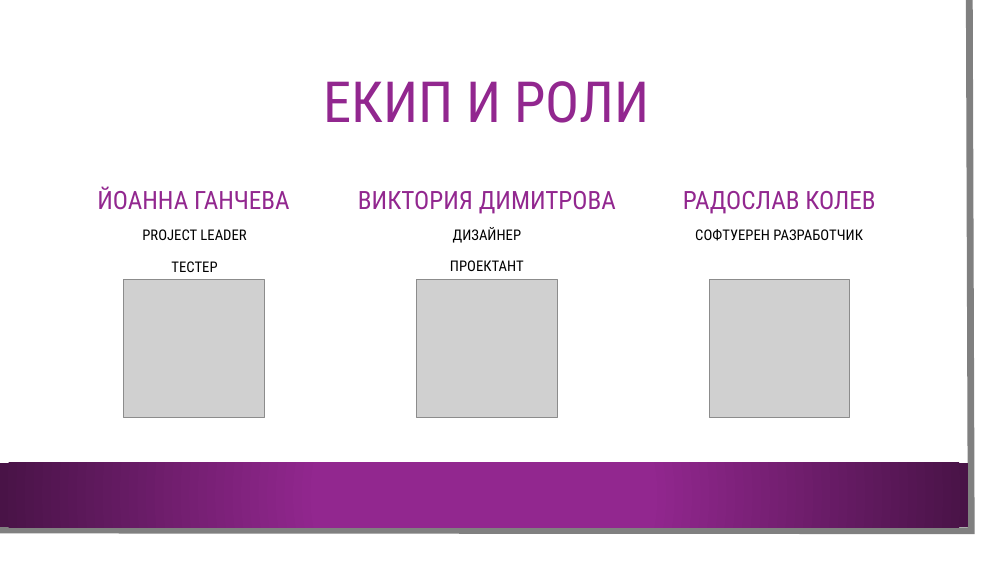
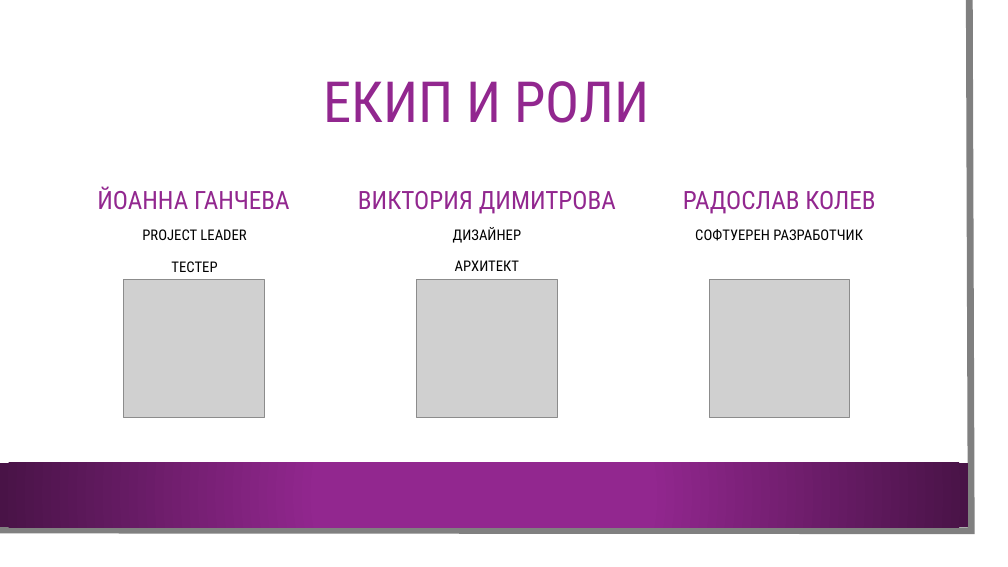
Before and after one commit to RadoslavKolev/DreamMovie, a slide deck: slide 3 of Документация/Презентация - Dream Movie.pptx. Drawn at 1008x567 pixels with LibreOffice and Linux fonts; fonts in the diff are those of the drawing; grey boxes stand for pictures; background and template pictures are left out. Boxes give left, top, right and bottom in pixels: in the first picture for what was removed or moved away, otherwise in the second. Text is boxed around its words. In the diff, an @@ line names an element or a change of style, - is before the commit and + after.

```diff
--- a/Документация/Презентация - Dream Movie.pptx
+++ b/Документация/Презентация - Dream Movie.pptx
@@ text at [455,260,519,271]: text changed @@
-ПРОЕКТАНТ
+АРХИТЕКТ
```
Also in this commit, not shown: 2 other slides changed.
